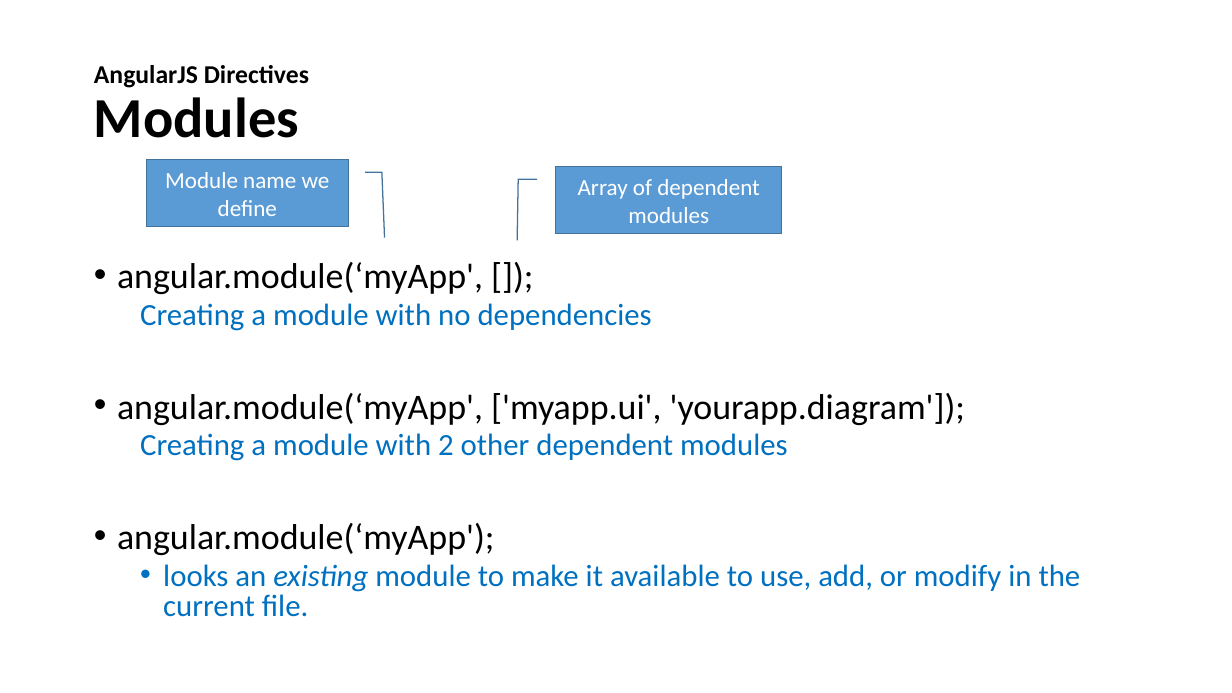
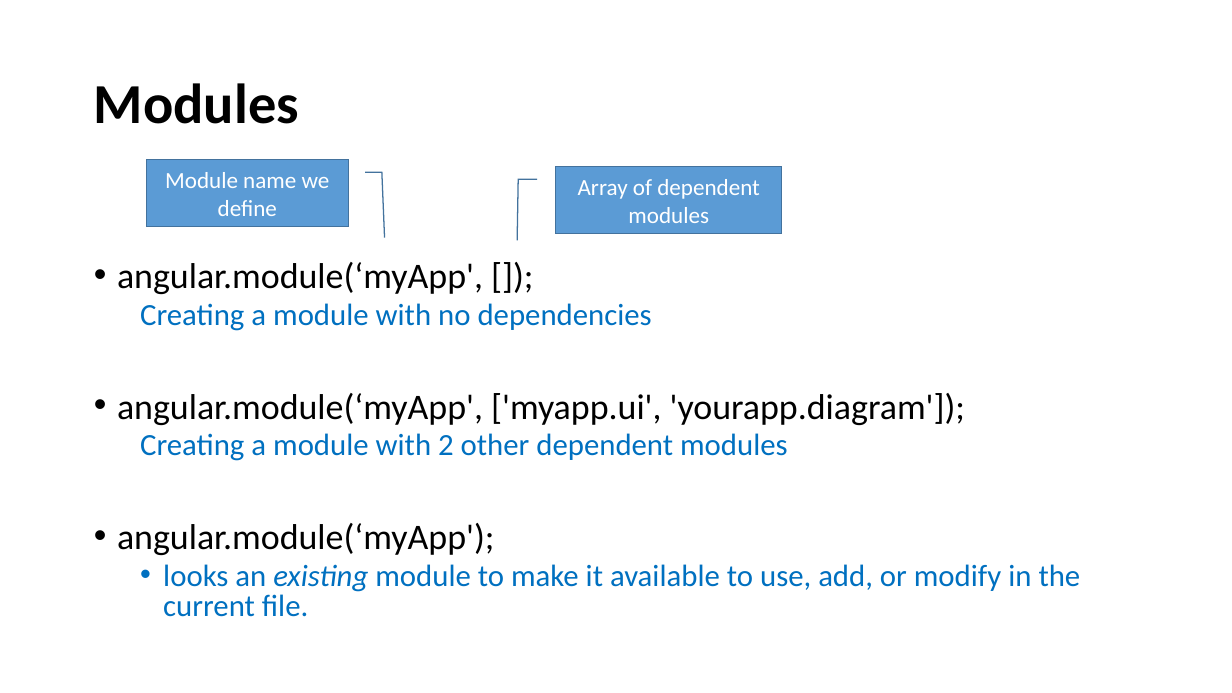
Before and after one commit to santoshkar/Angular, a slide deck: slide 11 of Angular JS draft.pptx. Drawn at 1232x693 pixels with LibreOffice and Linux fonts; fonts in the diff are those of the drawing. Boxes give left, top, right and bottom in pixels: in the first picture for what was removed or moved away, otherwise in the second. Text is boxed around its words. In the diff, an @@ line names an element or a change of style, - is before the commit and + after.

```diff
--- a/Angular JS draft.pptx
+++ b/Angular JS draft.pptx
@@ title at (94,83,299,124): text changed; size 20 to 44 pt @@
-AngularJS Directives
-Modules
+Modules
```
Also in this commit, not shown: 6 other slides changed, 8 slides added, 1 slide removed, 4 other files.
